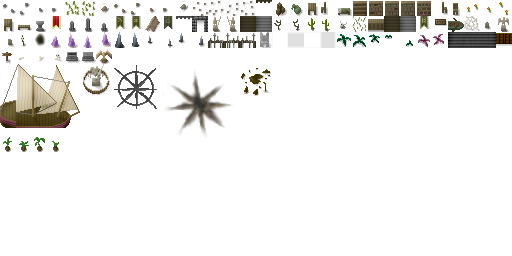
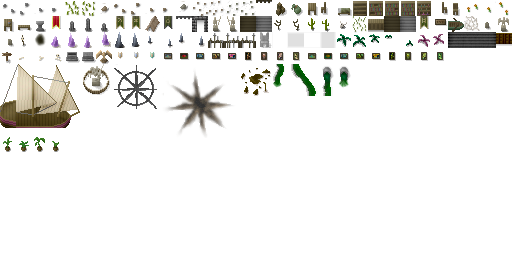
Layers edited between the first and the second 512x256 image:
painted on "shade" over [118, 52, 444, 96]
